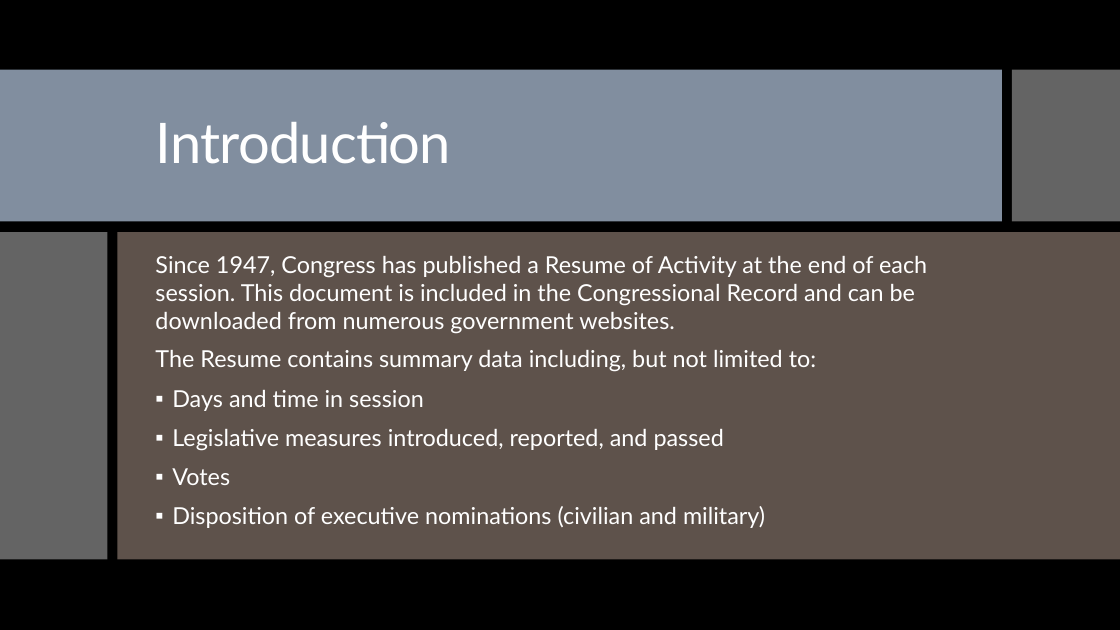
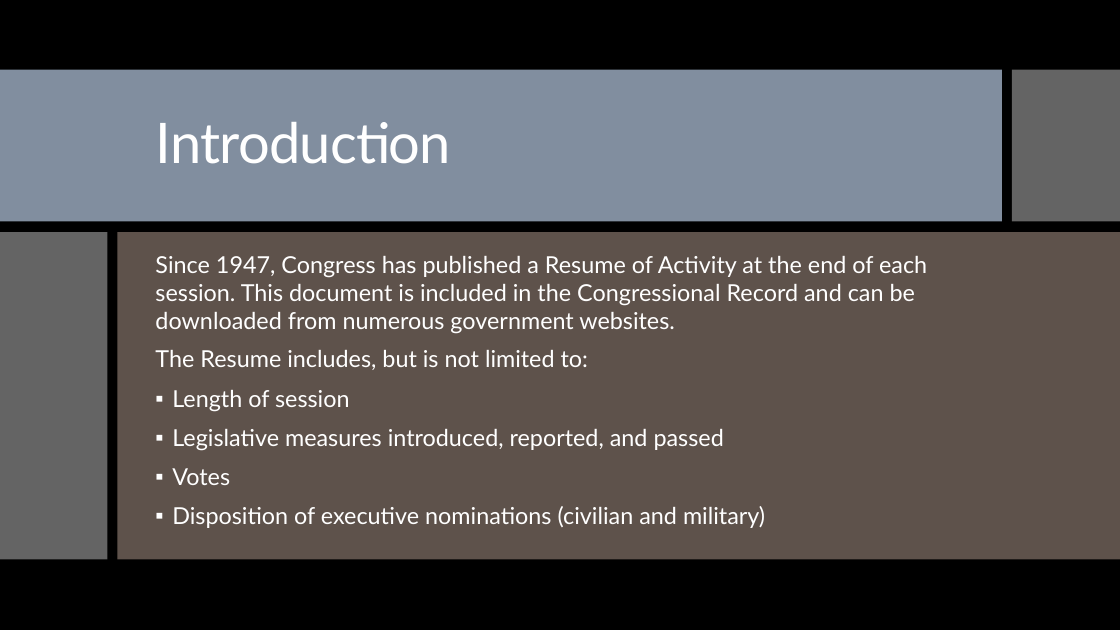
Before and after one commit to tamimcm416/congressional_data_scrape, a slide deck: slide 3 of Data Scrape and Validation Presentation.pptx. Drawn at 1120x630 pixels with LibreOffice and Linux fonts; fonts in the diff are those of the drawing. Boxes give left, top, right and bottom in pixels: in the first picture for what was removed or moved away, otherwise in the second. Text is boxed around its words. In the diff, an @@ line names an element or a change of style, - is before the commit and + after.

```diff
--- a/Data Scrape and Validation Presentation.pptx
+++ b/Data Scrape and Validation Presentation.pptx
@@ text at [155,350,588,412]: text changed @@
-The Resume contains summary data including, but not limited to:
-▪ Days and time in session
+The Resume includes, but is not limited to:
+▪ Length of session
```
Also in this commit, not shown: 4 other slides changed, 4 slides added.
